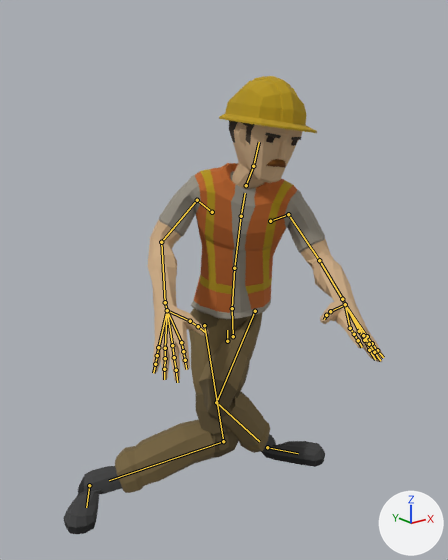
A saved change to the glTF model app/src/main/assets/characters/Worker.gltf.
Both versions are drawn from a 50 mm lens placed at (-1.37, -1.646, 1.401), pointed at (-0.242, -0.236, 0.836). The axes (+X, +Y, +Z) are drawn at lower right. The lights are the same throughout. The older version comes first. Both versions are drawn at frame 1 of the action 'Throw_BH'; the numbers are the values there. The bones that change, and the others that lie on the model, are drawn over the model as lines.

In view in the first picture: 'Worker_Body', 'Worker_Feet', 'Worker_Head', 'Worker_Legs'.
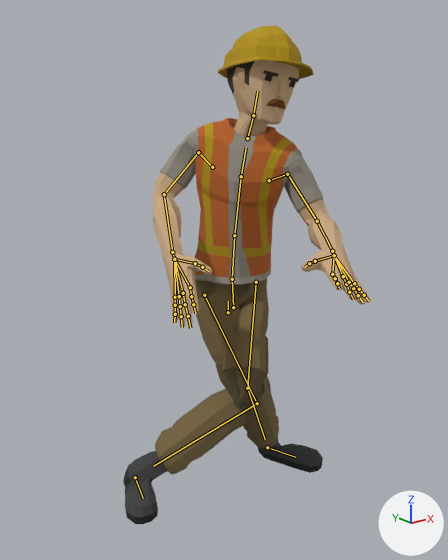
Where the change shows, as pixel boxes [x1, y1, x2, y2] in the pictures (448 x 560 px):
'Worker_Body', posed (8% narrower): before [148, 163, 385, 382]; after [153, 118, 371, 328]
'Worker_Legs', posed (20% narrower, 6% taller): before [115, 309, 270, 493]; after [155, 278, 279, 474]
'Worker_Head', posed: before [219, 76, 317, 189]; after [218, 25, 313, 137]
'Worker_Feet', posed: before [63, 434, 325, 534]; after [123, 437, 323, 524]
bone 'Body', root to tip: before (227, 341) to (227, 330); after (228, 312) to (228, 301)
bone 'Hips', root to tip: before (233, 336) to (232, 308); after (233, 307) to (232, 279)
bone 'Abdomen', root to tip: before (232, 308) to (234, 268); after (232, 279) to (234, 235)
bone 'Torso', root to tip: before (234, 268) to (241, 216); after (234, 235) to (241, 176)
bone 'Chest', root to tip: before (241, 216) to (245, 193); after (241, 176) to (246, 147)
bone 'Neck', root to tip: before (246, 185) to (253, 166); after (247, 138) to (253, 115)
bone 'Head', root to tip: before (253, 166) to (259, 142); after (253, 115) to (257, 91)
bone 'UpperArm.L', root to tip: before (288, 214) to (319, 260); after (287, 174) to (317, 221)
bone 'LowerArm.L', root to tip: before (319, 260) to (342, 299); after (317, 221) to (332, 251)
bone 'UpperArm.R', root to tip: before (197, 200) to (161, 242); after (198, 152) to (164, 194)
bone 'LowerArm.R', root to tip: before (161, 242) to (165, 302); after (164, 194) to (172, 252)
bone 'Wrist.R', root to tip: before (165, 302) to (167, 310); after (172, 252) to (174, 259)
bone 'UpperLeg.L', root to tip: before (255, 311) to (216, 402); after (256, 282) to (247, 388)
bone 'LowerLeg.L', root to tip: before (216, 402) to (259, 441); after (247, 388) to (265, 439)
bone 'UpperLeg.R', root to tip: before (204, 325) to (223, 441); after (204, 295) to (257, 403)
bone 'LowerLeg.R', root to tip: before (223, 441) to (109, 480); after (257, 403) to (153, 466)
bone 'Foot.L', root to tip: before (267, 447) to (298, 453); after (267, 447) to (295, 457)
bone 'Foot.R', root to tip: before (89, 485) to (86, 507); after (135, 477) to (143, 498)

The edits, one by one:
Bone 'Body' (bone_body) moves from (-0.003, -0.385, -0.068) to (-0.011, -0.265, -0.056).
Bone 'Hips' (bone_hips) turns from (1, -21, -3) to (0, -18, -3) degrees about its own x, y and z.
Bone 'Abdomen' (bone_abdomen) turns from (9, -6, -2) to (5, -11, -3) degrees about its own x, y and z.
Bone 'Torso' (bone_torso) turns from (9, -9, -1) to (5, -14, -2) degrees about its own x, y and z.
Bone 'Chest' (bone_chest) turns from (12, -8, -2) to (6, -9, -4) degrees about its own x, y and z.
Bone 'Neck' (bone_neck) turns from (-5, 18, -11) to (-7, 25, -7) degrees about its own x, y and z.
Bone 'Head' (bone_head) turns from (-23, 14, -8) to (-17, 19, -4) degrees about its own x, y and z.
Bone 'UpperArm.L' (bone_upperarm_l) turns from (-30, -10, -34) to (-39, -6, -17) degrees about its own x, y and z.
Bone 'LowerArm.L' (bone_lowerarm_l) turns from (31, -8, -48) to (21, 10, -51) degrees about its own x, y and z.
Bone 'UpperArm.R' (bone_upperarm_r) turns from (-38, 15, 40) to (-52, 16, 32) degrees about its own x, y and z.
Bone 'LowerArm.R' (bone_lowerarm_r) turns from (-3, -7, 49) to (-23, 9, 44) degrees about its own x, y and z.
Bone 'Wrist.R' (bone_wrist_r) turns from (-5, 0, 11) to (-9, 1, 8) degrees about its own x, y and z.
Bone 'UpperLeg.L' (bone_upperleg_l) turns from (51, 2, 41) to (34, -1, 36) degrees about its own x, y and z.
Bone 'LowerLeg.L' (bone_lowerleg_l) turns from (98, 42, -4) to (75, 39, -11) degrees about its own x, y and z.
Bone 'UpperLeg.R' (bone_upperleg_r) turns from (-1, -27, -10) to (14, -24, -25) degrees about its own x, y and z.
Bone 'LowerLeg.R' (bone_lowerleg_r) turns from (72, -30, 4) to (76, -29, 3) degrees about its own x, y and z.
Bone 'Foot.L' (bone_foot_l) turns from (0, 0, -32) to (0, 0, -18) degrees about its own x, y and z.
Bone 'Foot.R' (bone_foot_r) moves from (-0.435, -0.206, -0.011) to (-0.303, -0.108, -0.04).
Bone 'Foot.R' (bone_foot_r) turns from (0, 0, 32) to (0, 0, 18) degrees about its own x, y and z.
